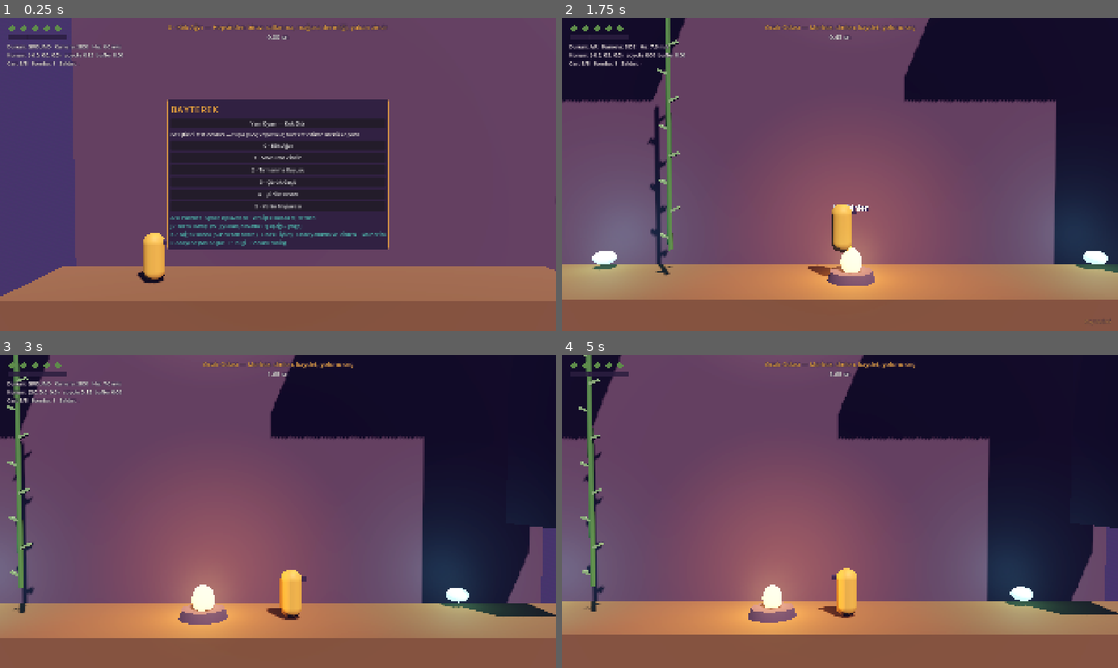
Above: before the commit, frames 1-4 (two rows, left to right).
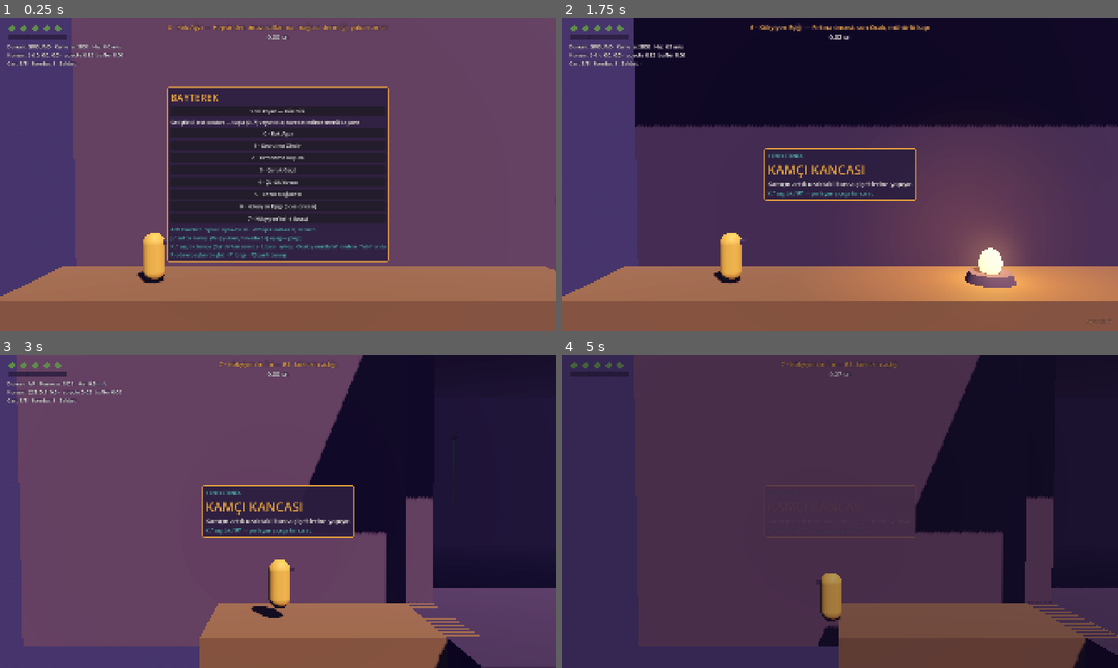
Above: after the commit, the same moments.

Repository: OWalkerr/bayterek
Game: Godot game, scene res://scenes/main/main.tscn
Two runs of this game, one before a commit and one after it. Both use one fixed random seed, a clock stepped at 60 frames per second and the inputs below.
Inputs (mouse positions are in pixels of both pictures, inside the frame that each line leads up to):
- Up to frame 1 (0.25 s): no input
- Up to frame 2 (1.75 s): click "Yeni Oyun — Kök Dibi" at 0.5 s; tap Enter at 1.25 s; move the mouse to (962, 158) at 1.27 s; hold D (move_right) from 1.28 s (still down); tap K (grapple) at 1.35 s; click (962, 158) at 1.42 s; tap Space (jump) at 1.52 s; tap 6 (room_6, bound only after the commit) at 1.55 s
- Up to frame 3 (3 s): release D (move_right) at 2 s; drag from (166, 527) to (250, 574) at 2.02 s; move the mouse to (333, 442) at 2.77 s; hold D (move_right) from 2.78 s (still down); tap 7 (room_7, bound only after the commit) at 2.85 s
- Up to frame 4 (5 s): tap K (grapple) at 3.05 s; release D (move_right) at 3.5 s; drag from (812, 574) to (673, 464) at 3.52 s; move the mouse to (1006, 558) at 4.27 s; hold A (move_left) from 4.28 s (still down); hold Shift (grab) from 4.28 s (still down); tap Space (jump) at 4.52 s; tap 7 (room_7, bound only after the commit) at 4.55 s; tap F1 (toggle_debug) at 4.9 s

The runs differ from the first frame. In frame 1, 6.5% of the frame differs, in the area x 30-70%, y 21-79%; in frame 2, 68%; in frame 3, 43%; in frame 4, 84%, in the area x 0-100%, y 0-100%.

Commit message:
Geliştirici seçiciye boss odaları: 6 Kökyiyen Eşiği, 7 Kökyiyen'in İni
Yeni Oyun'da boss 8 oda ötede; test için doğrudan erişim. 6–7 Kamçı Kancası'nı verir ve
boss bayrağını sıfırlar (her seferinde yeniden dövüş). test_m6 + dokümanlar güncellendi.

Co-Authored-By: Claude Opus 5.5 <noreply@anthropic.com>
Claude-Session: https://claude.ai/code/session_01TgZzkF7pbHmgGC8W9VR8nA

Diff:
--- a/scripts/autoload/input_setup.gd
+++ b/scripts/autoload/input_setup.gd
@@ -27,6 +27,8 @@
 	_add_action("room_3", [KEY_3], [], [])
 	_add_action("room_4", [KEY_4], [], [])
 	_add_action("room_5", [KEY_5], [], [])
+	_add_action("room_6", [KEY_6], [], [])
+	_add_action("room_7", [KEY_7], [], [])
 
 
 func _add_action(action: String, keys: Array, buttons: Array, axes: Array) -> void:
--- a/scripts/ui/debug_hud.gd
+++ b/scripts/ui/debug_hud.gd
@@ -108,7 +108,7 @@
 	var text := "Hedef! %.2f sn" % room_time
 	if best > 0.0:
 		text += "   (en iyi %.2f)" % best
-	flash_message(text + "\nR: tekrar · 0–5: oda seç · kapıdan devam et", 5.0)
+	flash_message(text + "\nR: tekrar · 0–7: oda seç · kapıdan devam et", 5.0)
 
 
 func flash_message(text: String, duration: float = MESSAGE_TIME) -> void:
@@ -133,7 +133,7 @@
 	_continue_button = UiStyle.button("Devam (son Ocak)")
 	_continue_button.pressed.connect(func() -> void: continue_requested.emit())
 	box.add_child(_continue_button)
-	box.add_child(UiStyle.label("Geliştirici test odaları — tuşla (0–5) veya tıkla; hareket edince menü kapanır",
+	box.add_child(UiStyle.label("Geliştirici test odaları — tuşla (0–7) veya tıkla; hareket edince menü kapanır",
 			UiStyle.FONT_SIZE_SMALL))
 	for i in _room_names.size():
 		var b := UiStyle.button("%d · %s" % [i, _room_names[i]])
--- a/scripts/world/greybox_level.gd
+++ b/scripts/world/greybox_level.gd
@@ -1,7 +1,7 @@
 extends Node3D
 ## Oyun kabuğu (main.tscn kökü): ortam, oyuncu, kamera, HUD'lar, harita ve SceneRouter'ın "host"u
 ## (oda sahnesini takar/çıkarır, oyuncuyu yerleştirir). Oda geçişlerini SceneRouter yönetir.
-## Açılışta arka planda Kök Ağzı yüklenir ve menü açılır: Yeni Oyun / Devam / geliştirici odaları (0–5).
+## Açılışta arka planda Kök Ağzı yüklenir ve menü açılır: Yeni Oyun / Devam / geliştirici odaları (0–7).
 
 const PLAYER_SCENE: PackedScene = preload("res://scenes/player/player.tscn")
 ## Açılışta yüklenen geliştirici odası (M0–M3 testleri Kök Ağzı koordinatlarını kullanır).
@@ -94,11 +94,16 @@
 	hud.show_room_menu(false)
 
 
-## Geliştirici oda seçici (0–5) — kayıt almaz, canı doldurur. Testler bunu kullanır.
+## Geliştirici oda seçici (0–7) — kayıt almaz, canı doldurur. Testler bunu kullanır.
 func load_room(index: int) -> void:
 	index = clampi(index, 0, RoomRegistry.DEV_ROOMS.size() - 1)
 	GameState.autosave_enabled = false
-	SceneRouter.enter_room_immediate(RoomRegistry.DEV_ROOMS[index])
+	var id: StringName = RoomRegistry.DEV_ROOMS[index]
+	for ability: StringName in RoomRegistry.DEV_GRANTS.get(id, []):
+		GameState.unlock_ability(ability)
+	for key: String in RoomRegistry.DEV_RESET_FLAGS:
+		GameState.flags.erase(key)
+	SceneRouter.enter_room_immediate(id)
 	room_index = index
 	GameState.reset_health()
 	hud.show_room_menu(false)
--- a/scripts/world/room_registry.gd
+++ b/scripts/world/room_registry.gd
@@ -23,10 +23,19 @@
 	&"kok_agzi": "res://scenes/world/regions/test/rooms/kok_agzi.tscn",
 }
 
-## Geliştirici oda seçicinin (0–5 tuşları) sırası — M1–M3 testleri bu indeksleri kullanır.
-const DEV_ROOMS: Array[StringName] = [&"kok_agzi", &"savrulma", &"tirmanma", &"curuk", &"yuva", &"yanki"]
+## Geliştirici oda seçicinin (0–7 tuşları) sırası — M1–M3 testleri bu indeksleri kullanır.
+## 6–7: boss'u doğrudan denemek için (normal oyunda Kök Dibi'nin sonunda, 8 oda ötede).
+const DEV_ROOMS: Array[StringName] = [&"kok_agzi", &"savrulma", &"tirmanma", &"curuk", &"yuva", &"yanki",
+		&"kokyiyen_esigi", &"kokyiyen_ini"]
 const DEV_ROOM_NAMES: PackedStringArray = ["Kök Ağzı", "Savrulma Zinciri", "Tırmanma Kuyusu", "Çürük Geçit",
-		"Çürük Yuvası", "Yankı Mağarası"]
+		"Çürük Yuvası", "Yankı Mağarası", "Kökyiyen Eşiği (boss öncesi)", "Kökyiyen'in İni (boss)"]
+## Geliştirici seçiciyle girilince verilecek yetenekler (o noktaya normal oyunda sahip olunanlar)
+## ve sıfırlanacak bayraklar (boss her denemede yeniden dövüşülebilsin).
+const DEV_GRANTS: Dictionary = {
+	&"kokyiyen_esigi": [&"whip_grapple"],
+	&"kokyiyen_ini": [&"whip_grapple"],
+}
+const DEV_RESET_FLAGS: Array[String] = ["kokyiyen_ini/boss_defeated"]
 
 
 static func has_room(room_id: StringName) -> bool:
--- a/tests/test_m6.gd
+++ b/tests/test_m6.gd
@@ -165,6 +165,16 @@
 	SceneRouter.enter_room_immediate(ROOM)
 	await _frames(3)
 	_check("yenilen boss geri gelmiyor", (_room() as Node).get(&"boss") == null, "")
+	# Geliştirici seçici (7): boss yeniden dövüşülebilir, kanca verilir
+	GameState.abilities.clear()
+	_level.call(&"load_room", 7)
+	await _frames(3)
+	var again := (_room() as Node).get(&"boss") as Rooteater
+	_check("geliştirici 7: boss yeniden hazır + kanca verildi", again != null and again.phase == Rooteater.Phase.DORMANT \
+			and GameState.has_ability(G), "")
+	_level.call(&"load_room", 6)
+	await _frames(3)
+	_check("geliştirici 6: Kökyiyen Eşiği", _room().room_id == &"kokyiyen_esigi", "")
 
 
 func _kill_sac(boss: Rooteater) -> void:
Not shown, changed: docs/00_VISION.md
Not shown, changed: docs/06_TECH_ARCHITECTURE.md
